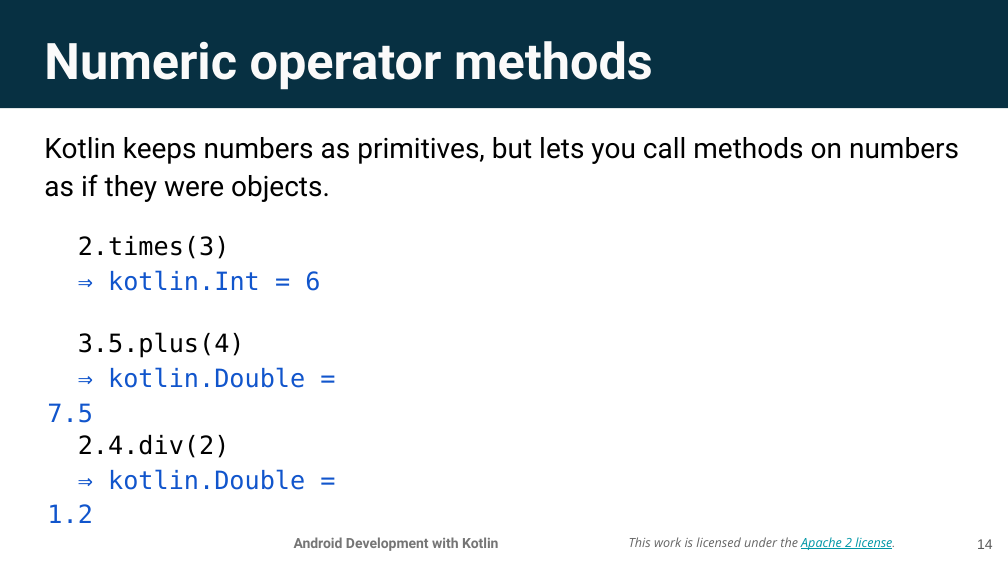
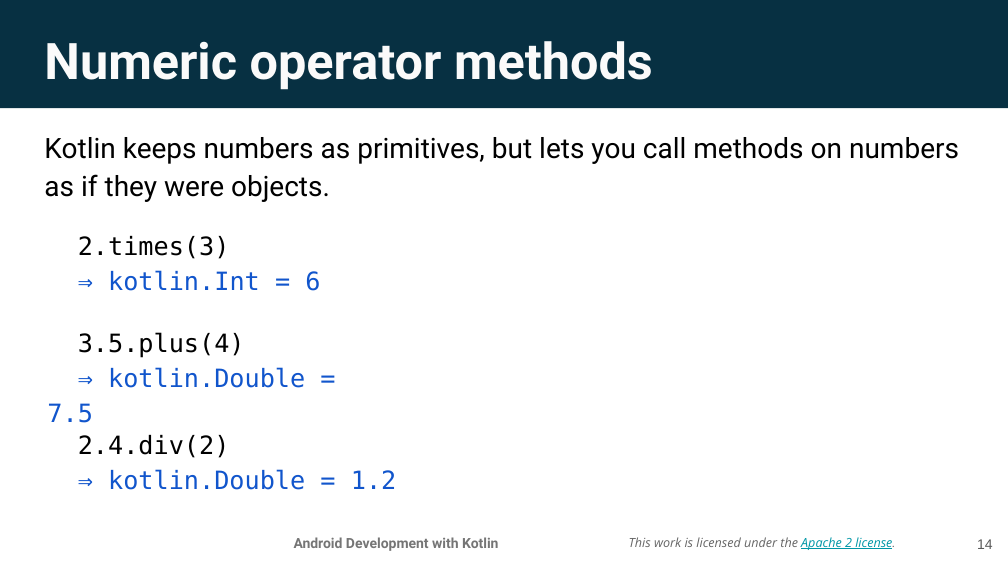
Before and after one commit to walkman617/AndroidDevKotlin, a slide deck: slide 14 of Unit1/Lesson 1 Kotlin basics.pptx. Drawn at 1008x567 pixels with LibreOffice and Linux fonts; fonts in the diff are those of the drawing; background and template pictures are left out. Boxes give left, top, right and bottom in pixels: in the first picture for what was removed or moved away, otherwise in the second. Text is boxed around its words. In the diff, an @@ line names an element or a change of style, - is before the commit and + after.

```diff
--- a/Unit1/Lesson 1 Kotlin basics.pptx
+++ b/Unit1/Lesson 1 Kotlin basics.pptx
@@ text "2.4.div(2)" rewrapped from (x1=47, y1=435, x2=305, y2=523) to (x1=78, y1=435, x2=397, y2=490) @@
```
Also in this commit, not shown: 4 other slides changed.
